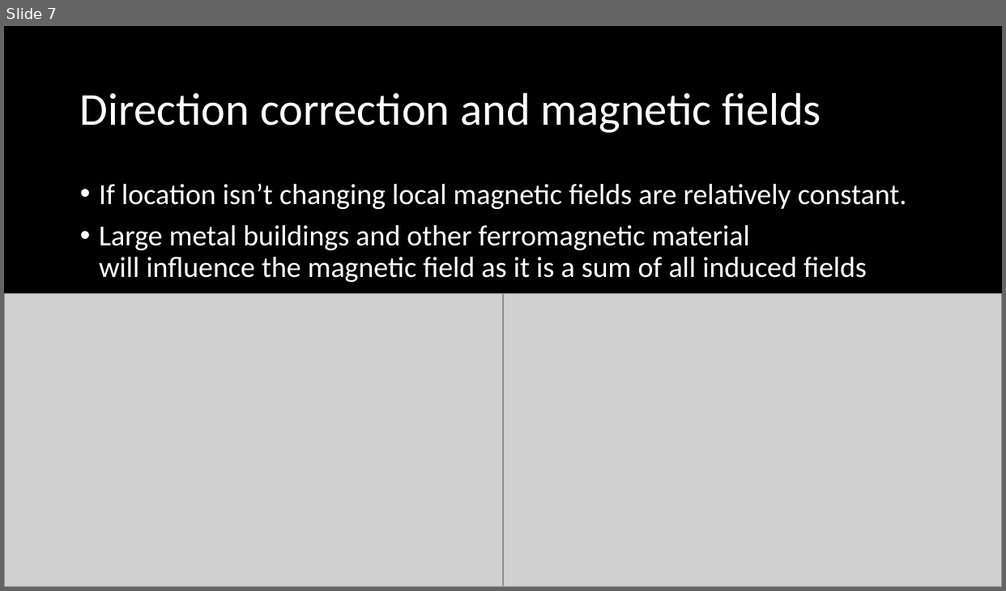
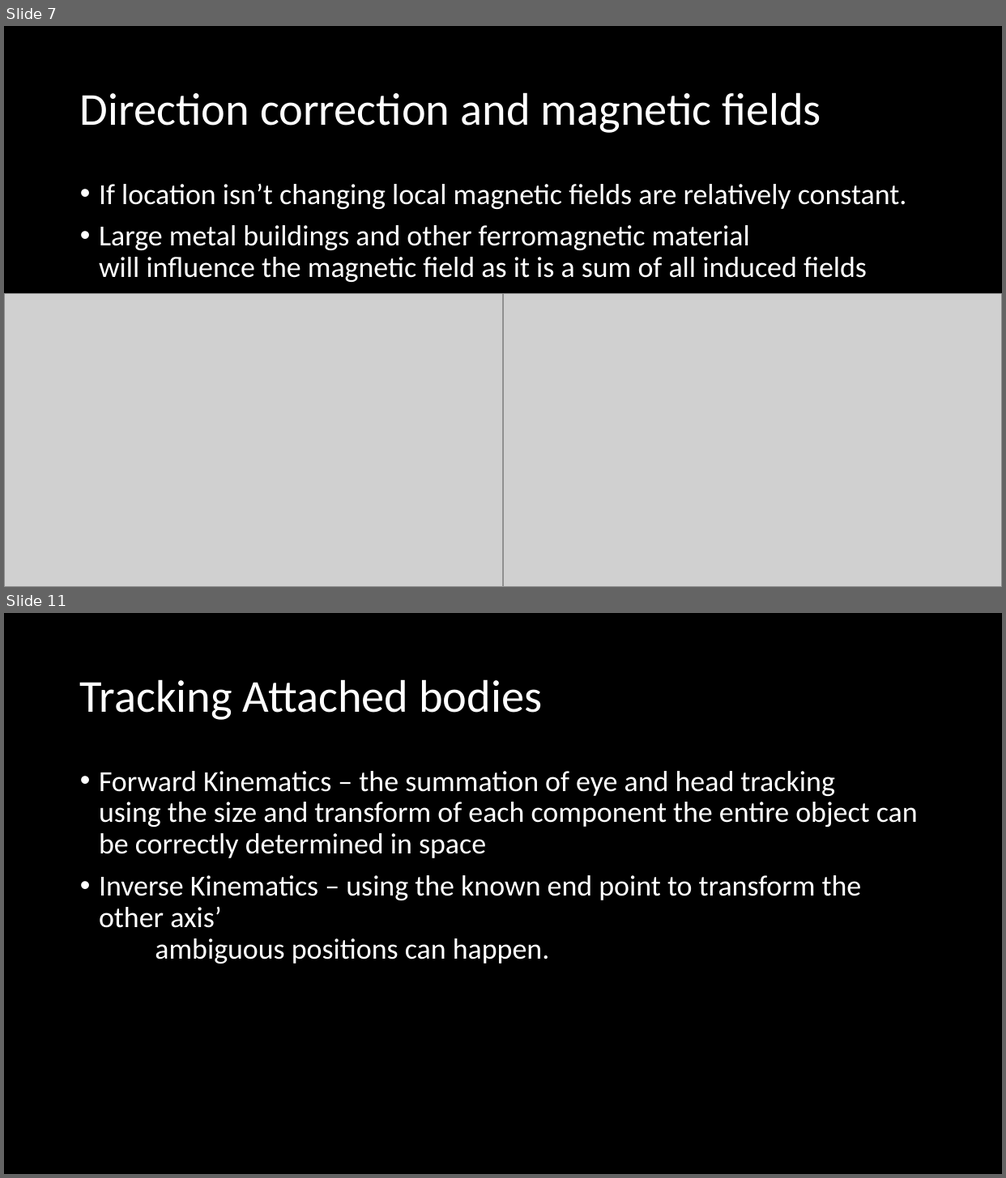
Before and after one commit to haelmic3/Graphics2, a slide deck: slides/Chapter 9.pptx. Shown one above the other, each under a label of ours: slide 7 before the commit, slides 7 and 11 after it; the slides between them are not shown. The pictures are 1006x591 and 1006x1178 pixels, drawn with LibreOffice and Linux fonts; fonts in the diff are those of the drawing; grey boxes stand for pictures. Boxes give left, top, right and bottom in pixels: in the first picture for what was removed or moved away, otherwise in the second. Text is boxed around its words. In the diff, an @@ line names an element or a change of style, - is before the commit and + after.

```diff
--- a/slides/Chapter 9.pptx
+++ b/slides/Chapter 9.pptx
@@ slide 11 added at (x1=4, y1=613, x2=1002, y2=1174), background #000000 @@
@@ title added at (x1=80, y1=679, x2=542, y2=720), 44 pt, text #FFFFFF @@
+Tracking Attached bodies
@@ text added at (x1=99, y1=771, x2=918, y2=964), 28 pt, text #FFFFFF @@
+• Forward Kinematics – the summation of eye and head tracking
+  using the size and transform of each component the entire object can be correctly determined in space
+• Inverse Kinematics – using the known end point to transform the other axis’
+  ambiguous positions can happen.
```
Also in this commit, not shown: 5 other slides added.
